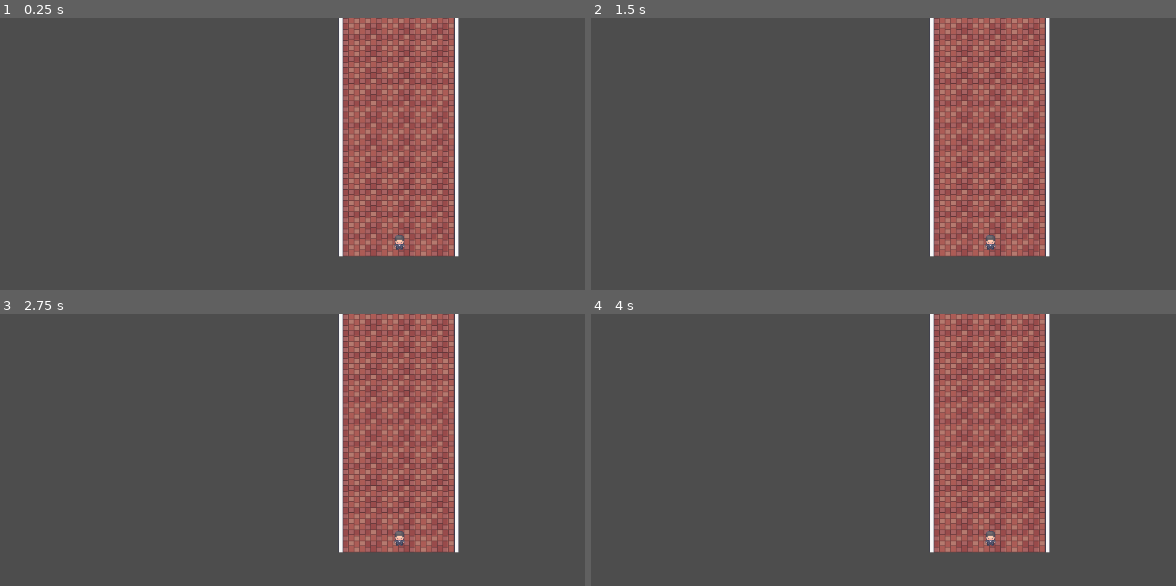
Above: before the commit, frames 1-4 (two rows, left to right).
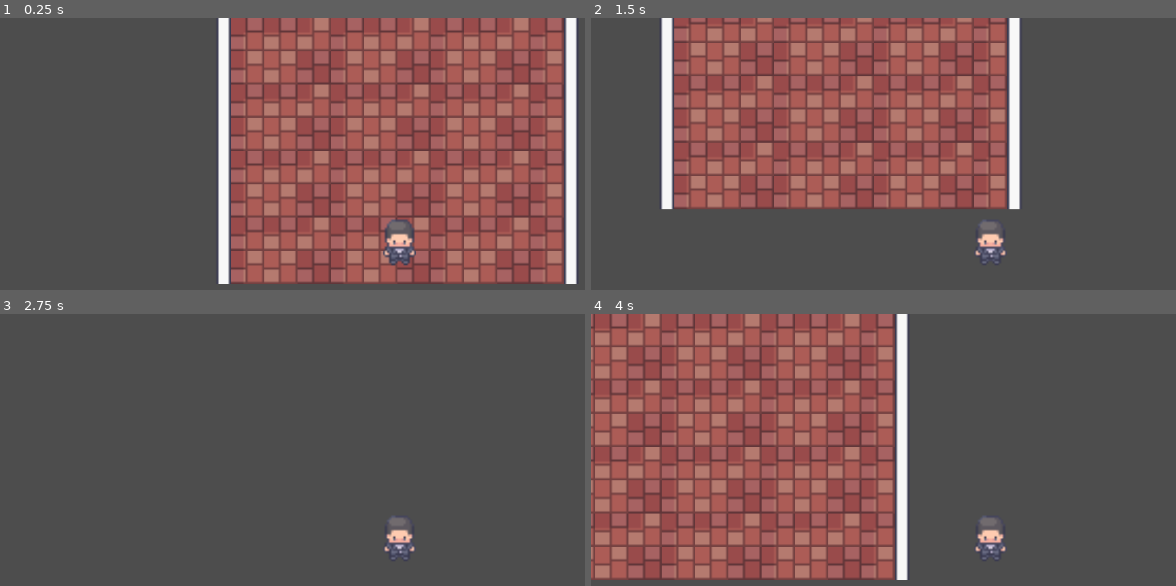
Above: after the commit, the same moments.

Repository: NewPing/GMTK2025
Game: Godot game, scene res://Map.tscn
Two runs of this game, one before a commit and one after it. Both use one fixed random seed, a clock stepped at 60 frames per second and the inputs below.
Inputs:
- Up to frame 1 (0.25 s): no input
- Up to frame 2 (1.5 s): tap Enter at 0.5 s; hold D (move_right, bound only after the commit) 0.53-1.28 s; tap Space at 1.25 s; hold S (move_down, bound only after the commit) from 1.28 s (still down)
- Up to frame 3 (2.75 s): release S (move_down, bound only after the commit) at 2.03 s; hold D (move_right, bound only after the commit) from 2.03 s (still down)
- Up to frame 4 (4 s): tap Enter at 2.75 s; release D (move_right, bound only after the commit) at 2.78 s; hold W (move_up, bound only after the commit) 2.78-3.53 s; hold A (move_left, bound only after the commit) from 3.53 s (still down)

The runs differ from the first frame. In frame 1, 51% of the frame differs, in the area x 37-99%, y 0-98%; in frame 2, 44%; in frame 3, 18%; in frame 4, 69%, in the area x 0-79%, y 0-98%.

Commit message:
added prince script

Diff:
--- a/Map.tscn
+++ b/Map.tscn
@@ -1388,3 +1388,4 @@
 
 [node name="Camera2D" type="Camera2D" parent="PrinceCharacter"]
 position = Vector2(0, 5)
+zoom = Vector2(3, 3)
--- a/project.godot
+++ b/project.godot
@@ -11,9 +11,32 @@
 [application]
 
 config/name="GMTK2025"
-run/main_scene="uid://xjohrqm8dvyt"
+run/main_scene="uid://dessnf6n3so22"
 config/features=PackedStringArray("4.4", "GL Compatibility")
 config/icon="res://icon.svg"
+
+[input]
+
+move_up={
+"deadzone": 0.2,
+"events": [Object(InputEventKey,"resource_local_to_scene":false,"resource_name":"","device":-1,"window_id":0,"alt_pressed":false,"shift_pressed":false,"ctrl_pressed":false,"meta_pressed":false,"pressed":false,"keycode":0,"physical_keycode":87,"key_label":0,"unicode":119,"location":0,"echo":false,"script":null)
+]
+}
+move_down={
+"deadzone": 0.2,
+"events": [Object(InputEventKey,"resource_local_to_scene":false,"resource_name":"","device":-1,"window_id":0,"alt_pressed":false,"shift_pressed":false,"ctrl_pressed":false,"meta_pressed":false,"pressed":false,"keycode":0,"physical_keycode":83,"key_label":0,"unicode":115,"location":0,"echo":false,"script":null)
+]
+}
+move_left={
+"deadzone": 0.2,
+"events": [Object(InputEventKey,"resource_local_to_scene":false,"resource_name":"","device":-1,"window_id":0,"alt_pressed":false,"shift_pressed":false,"ctrl_pressed":false,"meta_pressed":false,"pressed":false,"keycode":0,"physical_keycode":65,"key_label":0,"unicode":97,"location":0,"echo":false,"script":null)
+]
+}
+move_right={
+"deadzone": 0.2,
+"events": [Object(InputEventKey,"resource_local_to_scene":false,"resource_name":"","device":-1,"window_id":0,"alt_pressed":false,"shift_pressed":false,"ctrl_pressed":false,"meta_pressed":false,"pressed":false,"keycode":0,"physical_keycode":68,"key_label":0,"unicode":100,"location":0,"echo":false,"script":null)
+]
+}
 
 [rendering]
 
--- a/scenes/prince_character.tscn
+++ b/scenes/prince_character.tscn
@@ -1,5 +1,6 @@
-[gd_scene load_steps=10 format=3 uid="uid://cdg54qeul1i0c"]
+[gd_scene load_steps=11 format=3 uid="uid://cdg54qeul1i0c"]
 
+[ext_resource type="Script" uid="uid://biaacka4llyud" path="res://scripts/prince.gd" id="1_2kdts"]
 [ext_resource type="Texture2D" uid="uid://b6rhqjspwr8nj" path="res://resources/Characters_free/Bob_idle_anim_16x16.png" id="1_ldvv7"]
 
 [sub_resource type="RectangleShape2D" id="RectangleShape2D_mnhhq"]
@@ -56,6 +57,7 @@
 }]
 
 [node name="PrinceCharacter" type="CharacterBody2D"]
+script = ExtResource("1_2kdts")
 
 [node name="CollisionShape2D" type="CollisionShape2D" parent="."]
 position = Vector2(0, 4.5)
--- /dev/null
+++ b/scripts/prince.gd
@@ -0,0 +1,11 @@
+extends CharacterBody2D
+
+@export var speed: float = 180.0
+
+func _physics_process(delta: float) -> void:
+	var dir := Vector2.ZERO
+	dir.x = Input.get_action_strength("move_right") - Input.get_action_strength("move_left")
+	dir.y = Input.get_action_strength("move_down") - Input.get_action_strength("move_up")
+	dir = dir.normalized() if dir.length() > 0 else Vector2.ZERO
+	velocity = dir * speed
+	move_and_slide()
Not shown: 1 places in Map.tscn that only renumber resources
Not shown, added: scripts/prince.gd.uid
